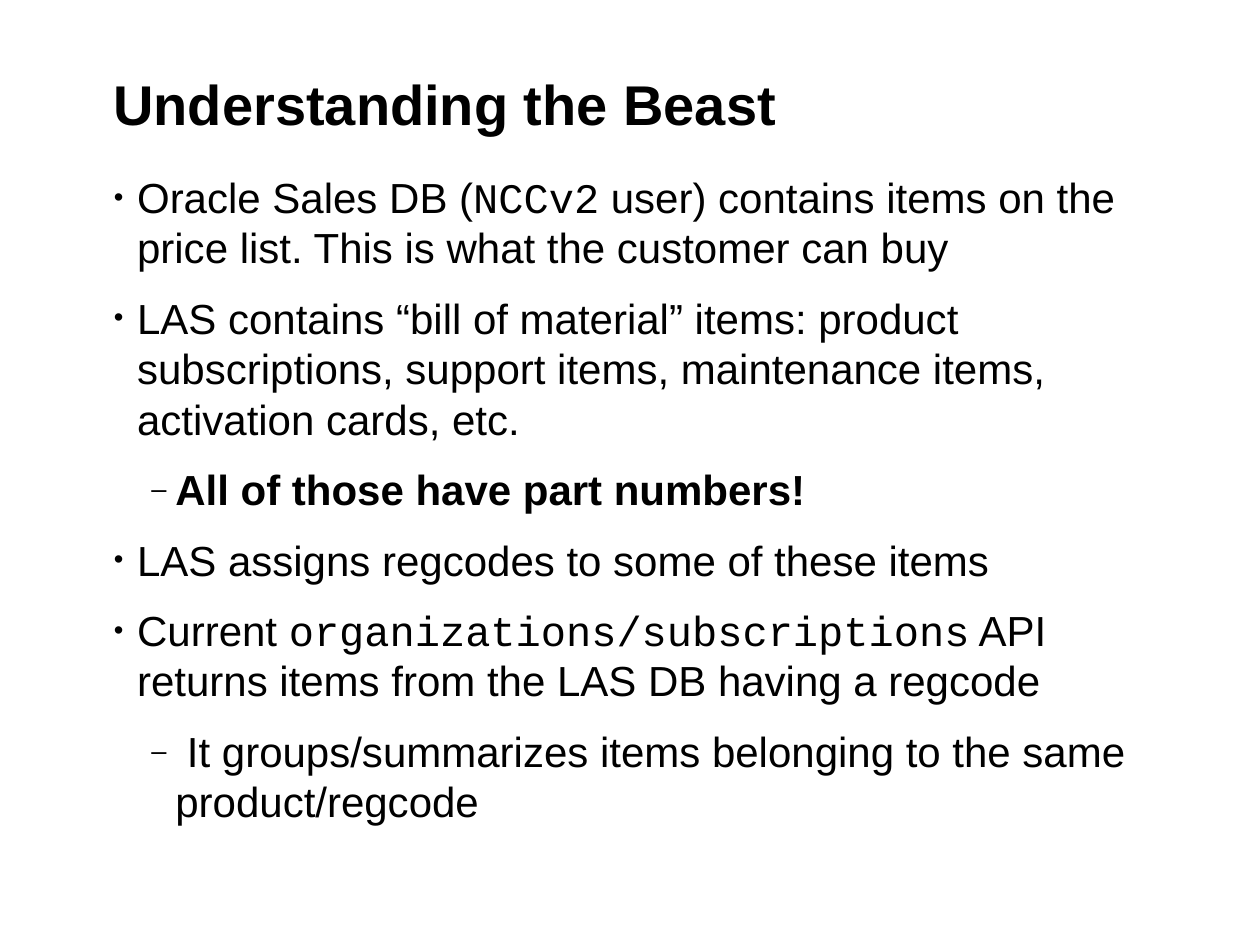
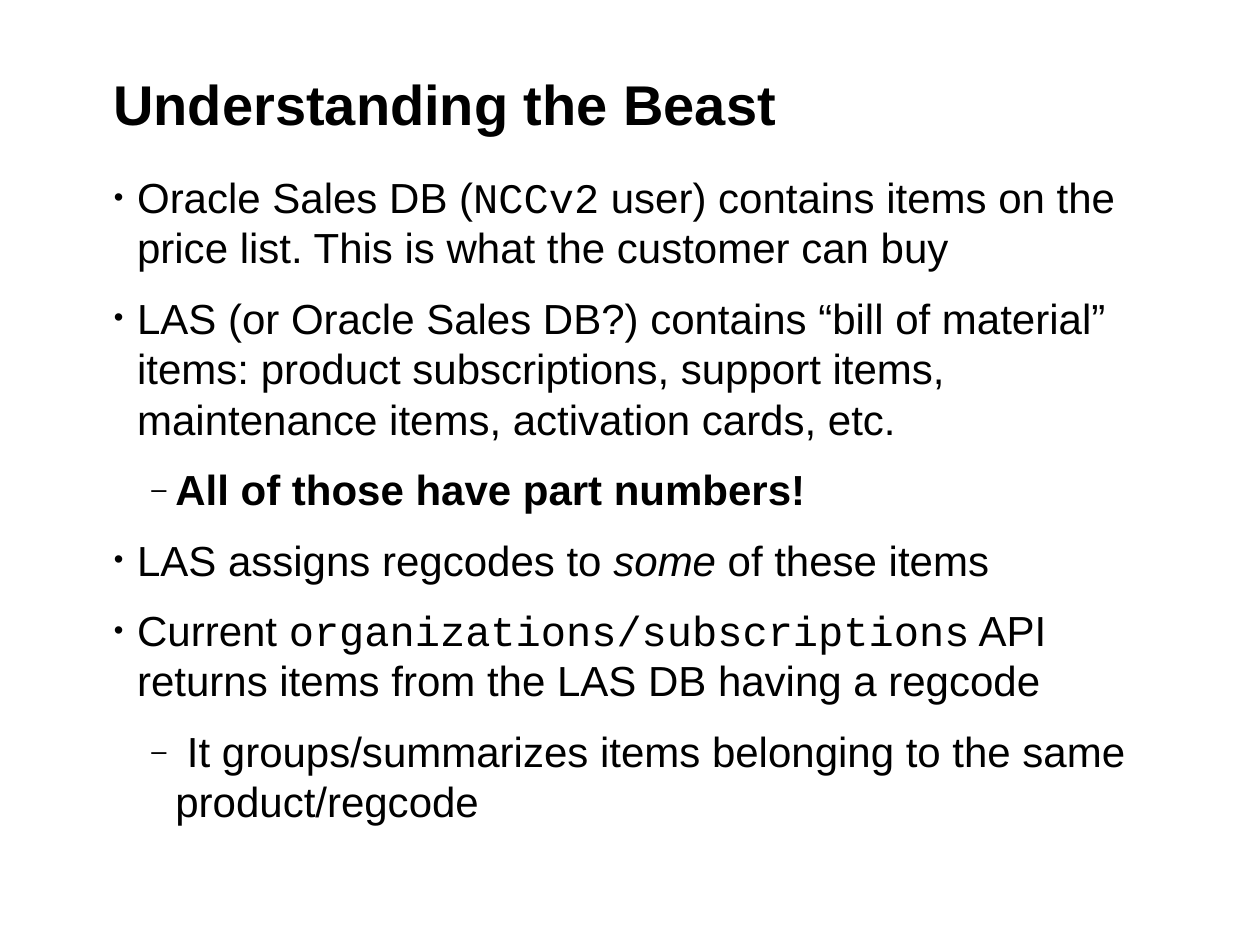
Before and after one commit to hustodemon/subscription-matcher, a slide deck: slide 14 of doc/SubscriptionCounting.odp. Drawn at 1260x945 pixels with LibreOffice and Linux fonts; fonts in the diff are those of the drawing; background and template pictures are left out. Boxes give left, top, right and bottom in pixels: in the first picture for what was removed or moved away, otherwise in the second. Text is boxed around its words. In the diff, an @@ line names an element or a change of style, - is before the commit and + after.

```diff
--- a/doc/SubscriptionCounting.odp
+++ b/doc/SubscriptionCounting.odp
@@ text at <box>137,303,1105,441</box>: text changed @@
-• LAS contains “bill of material” items: product subscriptions, support items, maintenance items, activation cards, etc.
+• LAS (or Oracle Sales DB?) contains “bill of material” items: product subscriptions, support items, maintenance items, activation cards, etc.
@@ text at <box>137,545,989,584</box>: italic on in "some" @@
```
Also in this commit, not shown: 1 other slide changed.
